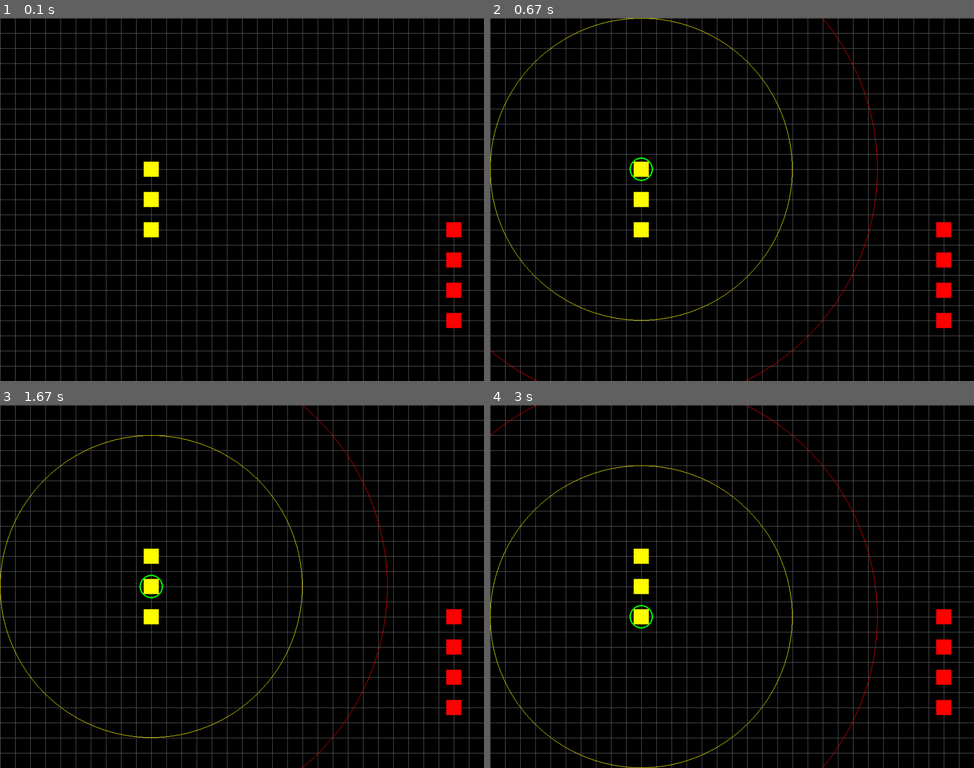
Above: before the commit, frames 1-4 (two rows, left to right).
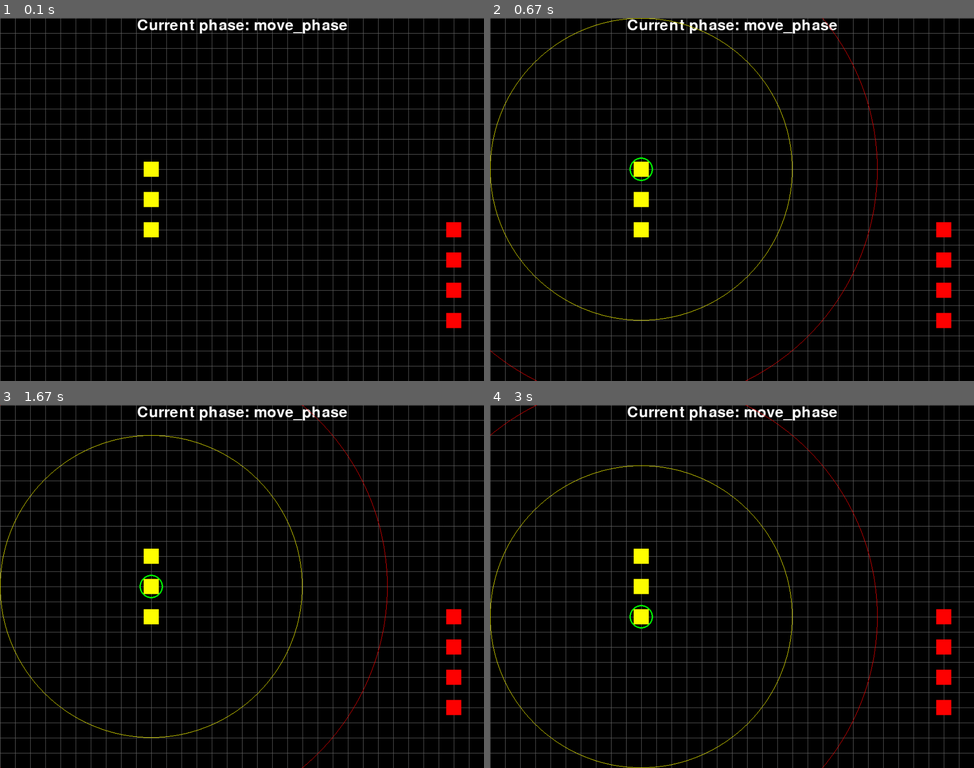
Above: after the commit, the same moments.

Repository: MarcSlakey/40k
Game: pygame game, started from pygame/main.py
Same seed, same stepped clock (60 frames per second), same inputs: the game is played once before the commit and once after it.
Inputs (mouse positions are in pixels of both pictures, inside the frame that each line leads up to):
- Up to frame 1 (0.1 s): no input
- Up to frame 2 (0.67 s): click (640, 170) at 0.38 s
- Up to frame 3 (1.67 s): press the mouse at (150, 557) at 0.7 s; move the mouse to (164, 582) at 0.8 s; release the mouse at (179, 611) at 0.93 s; tap Space at 1 s; click (150, 586) at 1.38 s
- Up to frame 4 (3 s): press the mouse at (640, 586) at 1.7 s; move the mouse to (625, 593) at 1.8 s; release the mouse at (611, 601) at 1.93 s; click (640, 557) at 2.55 s; click (640, 615) at 2.88 s

The runs differ from the first frame. In frame 1, 0.6% of the frame differs, in the area x 28-72%, y 0-5%; in frame 2, 0.6%; in frame 3, 0.6%; in frame 4, 0.6%.

Commit message:
Reordeded a few things.

Diff:
--- a/pygame/main.py
+++ b/pygame/main.py
@@ -27,9 +27,12 @@
 
 	#Initialize a new game
 	def new(self):
+		self.phases = ["move phase", "shoot_phase"]
+		self.current_phase = "move_phase"
 		self.all_sprites = pygame.sprite.Group()
 		self.selectable_models = pygame.sprite.Group()
 		self.targets = pygame.sprite.Group()
+		self.selected_model = None
 
 		self.model1 = Model(self, 10, 10, YELLOW)	#Spawns a single model sprite at given tile coordinates
 		self.model2 = Model(self, 10, 12, YELLOW)
@@ -47,7 +50,6 @@
 		self.target3.add(self.targets)
 		self.target4.add(self.targets)
 
-		self.selected_model = None
 		self.run()
 
 	#Main Game Loop
@@ -75,48 +77,49 @@
 
 	#Game Loop - Event Handling
 	def events(self):
-		for event in pygame.event.get():
-			if event.type == pygame.QUIT:
-				if self.playing:
-					self.playing = False
-				self.running = False
+		if self.current_phase == "move_phase":
+			for event in pygame.event.get():
+				if event.type == pygame.QUIT:
+					if self.playing:
+						self.playing = False
+					self.running = False
 
-			#Keyboard event handling
-			elif event.type == pygame.KEYDOWN:
-				keys = pygame.key.get_pressed()
-				if self.selected_model != None and keys[pygame.K_SPACE]:
-					self.reset_moves()
+				#Keyboard event handling
+				elif event.type == pygame.KEYDOWN:
+					keys = pygame.key.get_pressed()
+					if self.selected_model != None and keys[pygame.K_SPACE]:
+						self.reset_moves()
 
-			#Mouse event handling
-			elif event.type == pygame.MOUSEBUTTONUP:
-				#If a model is not selected, LMB selects a model.
-				if self.selected_model == None:
-					if event.button == 1:	#Mouse event.buttom refers to interger values: 1(left), 2(middle), 3(right), 4(scrl up), 5(scrl down)
-						for self.model in self.selectable_models:
-							if self.model.rect.collidepoint(pygame.mouse.get_pos()[0], pygame.mouse.get_pos()[1]):
-								self.selected_model = self.model
+				#Mouse event handling
+				elif event.type == pygame.MOUSEBUTTONUP:
+					#If a model is not selected, LMB selects a model.
+					if self.selected_model == None:
+						if event.button == 1:	#Mouse event.buttom refers to interger values: 1(left), 2(middle), 3(right), 4(scrl up), 5(scrl down)
+							for self.model in self.selectable_models:
+								if self.model.rect.collidepoint(pygame.mouse.get_pos()[0], pygame.mouse.get_pos()[1]):
+									self.selected_model = self.model
 
-				#If a model is selected, LMB deselects it, RMB moves it, and Middle mouse button shoots.
-				elif self.selected_model != None:
-					if event.button == 1:	#LMB
-						self.selected_model = None 	#Defaults to deselecting current model if another model isn't clicked
-						for self.model in self.selectable_models:
-							if self.model.rect.collidepoint(pygame.mouse.get_pos()[0], pygame.mouse.get_pos()[1]):
-								self.selected_model = self.model
+					#If a model is selected, LMB deselects it, RMB moves it, and Middle mouse button shoots.
+					elif self.selected_model != None:
+						if event.button == 1:	#LMB
+							self.selected_model = None 	#Defaults to deselecting current model if another model isn't clicked
+							for self.model in self.selectable_models:
+								if self.model.rect.collidepoint(pygame.mouse.get_pos()[0], pygame.mouse.get_pos()[1]):
+									self.selected_model = self.model
 
 
-					elif event.button == 2:	#Middle mouse button
-						shot_x = self.selected_model.x - pygame.mouse.get_pos()[0]
-						shot_y = self.selected_model.y - pygame.mouse.get_pos()[1]
-						shot_distance = find_hypotenuse(shot_x, shot_y)
-						if shot_distance <= self.selected_model.weapon_range:
-							for self.target in self.targets:
-								if self.target.rect.collidepoint(pygame.mouse.get_pos()[0], pygame.mouse.get_pos()[1]):		#Returns true if the spot clicked is in the target's rect
-									self.target.kill()
+						elif event.button == 2:	#Middle mouse button
+							shot_x = self.selected_model.x - pygame.mouse.get_pos()[0]
+							shot_y = self.selected_model.y - pygame.mouse.get_pos()[1]
+							shot_distance = find_hypotenuse(shot_x, shot_y)
+							if shot_distance <= self.selected_model.weapon_range:
+								for self.target in self.targets:
+									if self.target.rect.collidepoint(pygame.mouse.get_pos()[0], pygame.mouse.get_pos()[1]):		#Returns true if the spot clicked is in the target's rect
+										self.target.kill()
 
-					elif event.button == 3: #RMB
-						self.selected_model.dest_x = pygame.mouse.get_pos()[0]
-						self.selected_model.dest_y = pygame.mouse.get_pos()[1]
+						elif event.button == 3: #RMB
+							self.selected_model.dest_x = pygame.mouse.get_pos()[0]
+							self.selected_model.dest_y = pygame.mouse.get_pos()[1]
 
 	#Game Loop - Update
 	def update(self):
@@ -138,9 +141,20 @@
 	def draw(self):
 		self.screen.fill(BLACK)
 		self.draw_grid()
+
+		def text_objects(text, font):
+			textSurface = font.render(text, True, WHITE)
+			return textSurface, textSurface.get_rect()
+
+		largeText = pygame.font.Font('freesansbold.ttf', 32)
+		TextSurf, TextRect = text_objects("Current phase: {}".format(self.current_phase), largeText)
+		TextRect.center = ((WIDTH/2), 16)
+		self.screen.blit(TextSurf, TextRect)
+
+		self.all_sprites.draw(self.screen)
 		if self.selected_model != None:
 			self.draw_radii()
-		self.all_sprites.draw(self.screen)
+
 		pygame.display.flip()
 
 	def show_start_screen(self):
